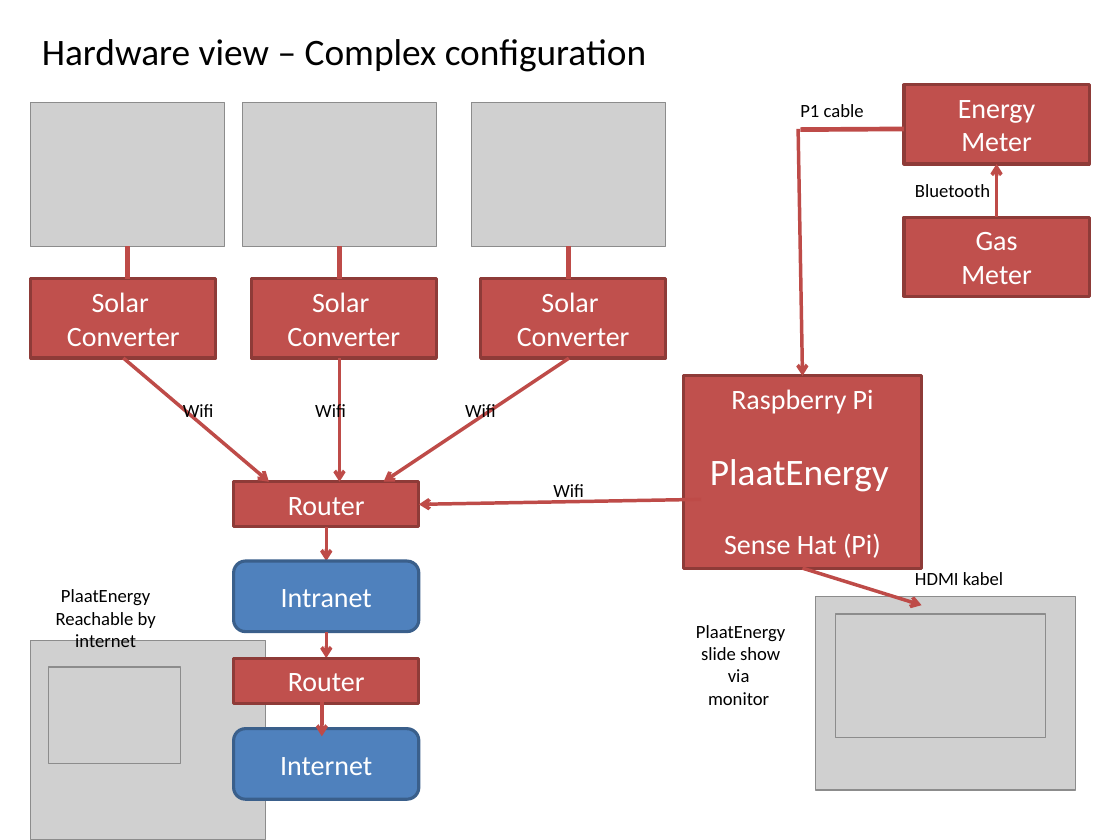
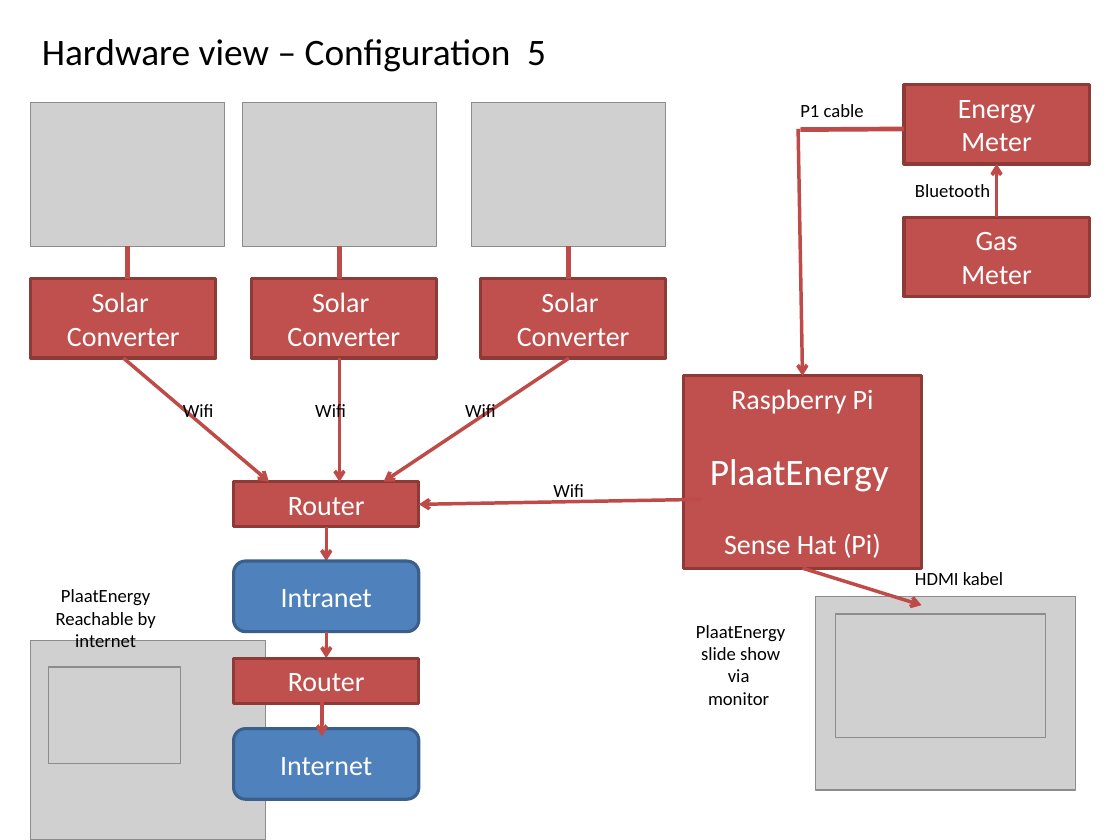
Before and after one commit to plaatsoft/plaatenergy, a slide deck: slide 9 of doc/ppt/PlaatEnergy Design.pptx. Drawn at 1120x840 pixels with LibreOffice and Linux fonts; fonts in the diff are those of the drawing; grey boxes stand for pictures. Boxes give left, top, right and bottom in pixels: in the first picture for what was removed or moved away, otherwise in the second. Text is boxed around its words. In the diff, an @@ line names an element or a change of style, - is before the commit and + after.

```diff
--- a/doc/ppt/PlaatEnergy Design.pptx
+++ b/doc/ppt/PlaatEnergy Design.pptx
@@ text at (42, 39, 546, 72): text changed @@
-Hardware view – Complex configuration
+Hardware view – Configuration 5
```
Also in this commit, not shown: 10 other slides changed.
